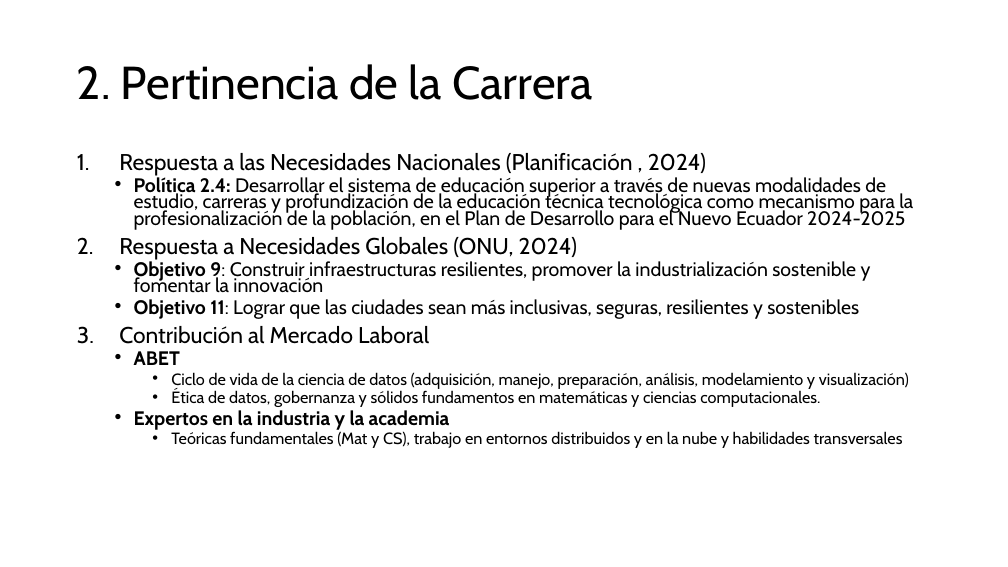
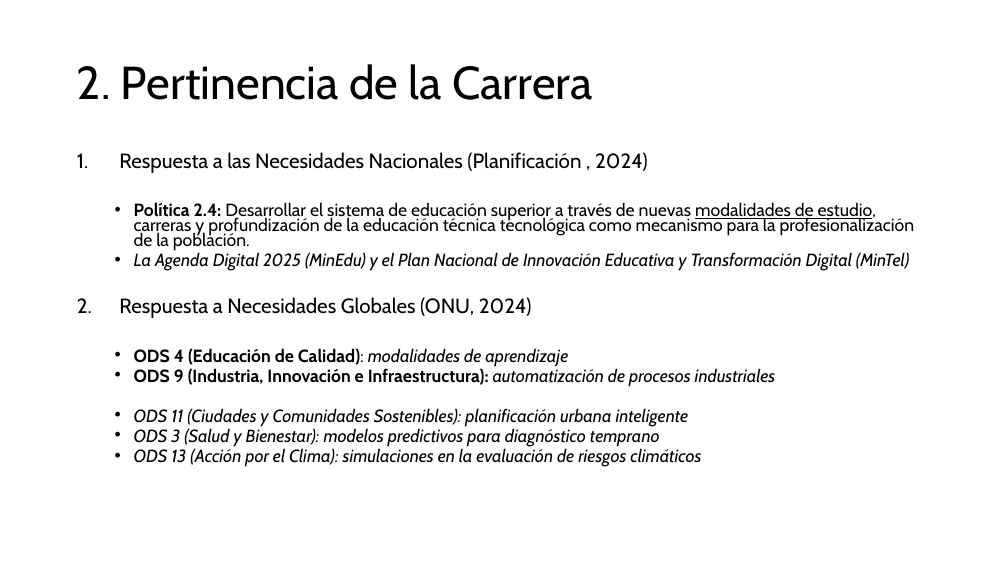
Before and after one commit to aavendan/cdia, a slide deck: slide 4 of 03 Presentación.pptx (slide 3 before the commit). Drawn at 1008x567 pixels with LibreOffice and Linux fonts; fonts in the diff are those of the drawing. Boxes give left, top, right and bottom in pixels: in the first picture for what was removed or moved away, otherwise in the second. Text is boxed around its words. In the diff, an @@ line names an element or a change of style, - is before the commit and + after.

```diff
--- a/03 Presentación.pptx
+++ b/03 Presentación.pptx
@@ text at box(119, 152, 648, 318): size 21.7 to 19.6 pt in "Respuesta a las Necesidades Nacionales (Planificación , ...", "Respuesta a Necesidades Globales (ONU, 2024)" @@
@@ text at box(134, 202, 915, 271): text changed; size 18.6 to 16.8 pt @@
-  • Política 2.4: Desarrollar el sistema de educación superior a través de nuevas modalidades de estudio, carreras y profundización de la educación técnica tecnológica como mecanismo para la profesionalización de la población, en el Plan de Desarrollo para el Nuevo Ecuador 2024-2025
+  • Política 2.4: Desarrollar el sistema de educación superior a través de nuevas modalidades de estudio, carreras y profundización de la educación técnica tecnológica como mecanismo para la profesionalización de la población.
+  • La Agenda Digital 2025 (MinEdu) y el Plan Nacional de Innovación Educativa y Transformación Digital (MinTel)
@@ text at box(134, 348, 776, 466): text changed; size 15.5 to 16.8 pt; italic on @@
-  • Objetivo 9: Construir infraestructuras resilientes, promover la industrialización sostenible y fomentar la innovación
-  • Objetivo 11: Lograr que las ciudades sean más inclusivas, seguras, resilientes y sostenibles
-3. Contribución al Mercado Laboral
-  • ABET
-    • Ciclo de vida de la ciencia de datos (adquisición, manejo, preparación, análisis, modelamiento y visualización)
-    • Ética de datos, gobernanza y sólidos fundamentos en matemáticas y ciencias computacionales.
-  • Expertos en la industria y la academia
-    • Teóricas fundamentales (Mat y CS), trabajo en entornos distribuidos y en la nube y habilidades transversales
+  • ODS 4 (Educación de Calidad): modalidades de aprendizaje
+  • ODS 9 (Industria, Innovación e Infraestructura): automatización de procesos industriales
+  • ODS 11 (Ciudades y Comunidades Sostenibles): planificación urbana inteligente
+  • ODS 3 (Salud y Bienestar): modelos predictivos para diagnóstico temprano
+  • ODS 13 (Acción por el Clima): simulaciones en la evaluación de riesgos climáticos
```
Also in this commit, not shown: 2 other slides changed, 6 slides added, 1 slide removed.
